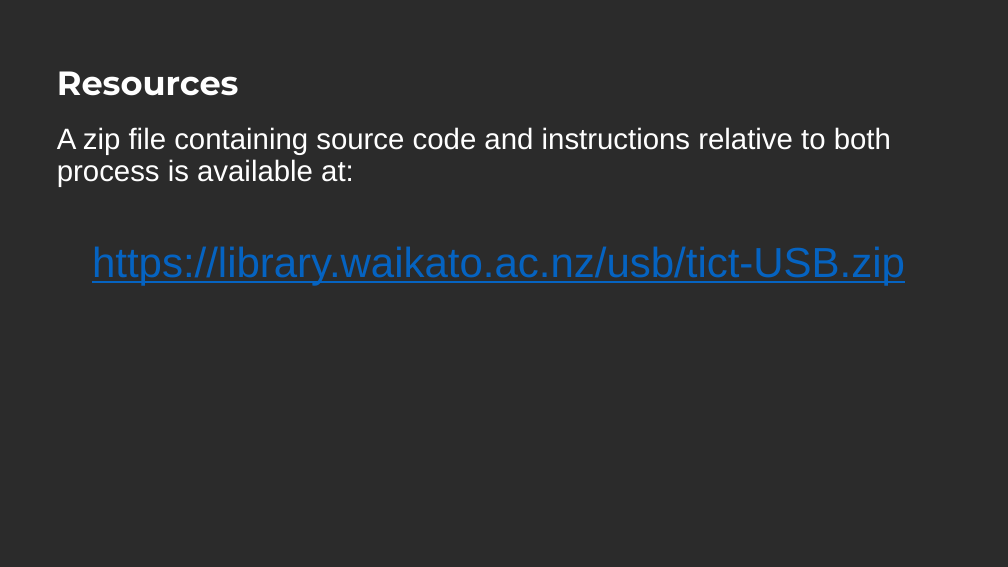
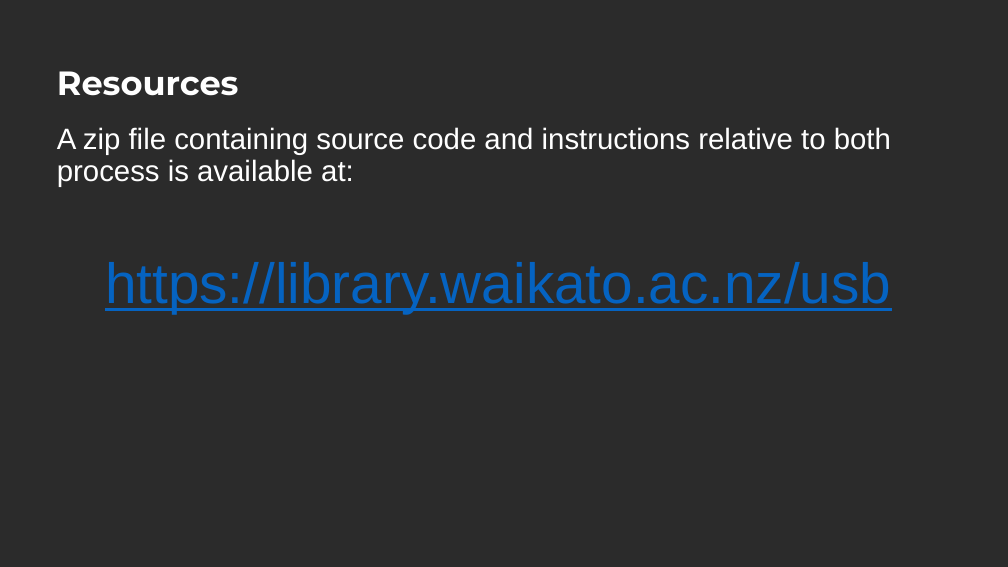
Before and after one commit to university-of-waikato-library/usb, a slide deck: slide 12 of Slides/Stone USB - Widescreen.pptx. Drawn at 1008x567 pixels with LibreOffice and Linux fonts; fonts in the diff are those of the drawing; background and template pictures are left out; a plain dark background stands for a picture behind light text. Boxes give left, top, right and bottom in pixels: in the first picture for what was removed or moved away, otherwise in the second. Text is boxed around its words. In the diff, an @@ line names an element or a change of style, - is before the commit and + after.

Commit message:
Updated link on last slide

```diff
--- a/Slides/Stone USB - Widescreen.pptx
+++ b/Slides/Stone USB - Widescreen.pptx
@@ text at (105, 262, 891, 313): text changed; size 40 to 54 pt @@
-https://library.waikato.ac.nz/usb/tict-USB.zip
+https://library.waikato.ac.nz/usb
```
